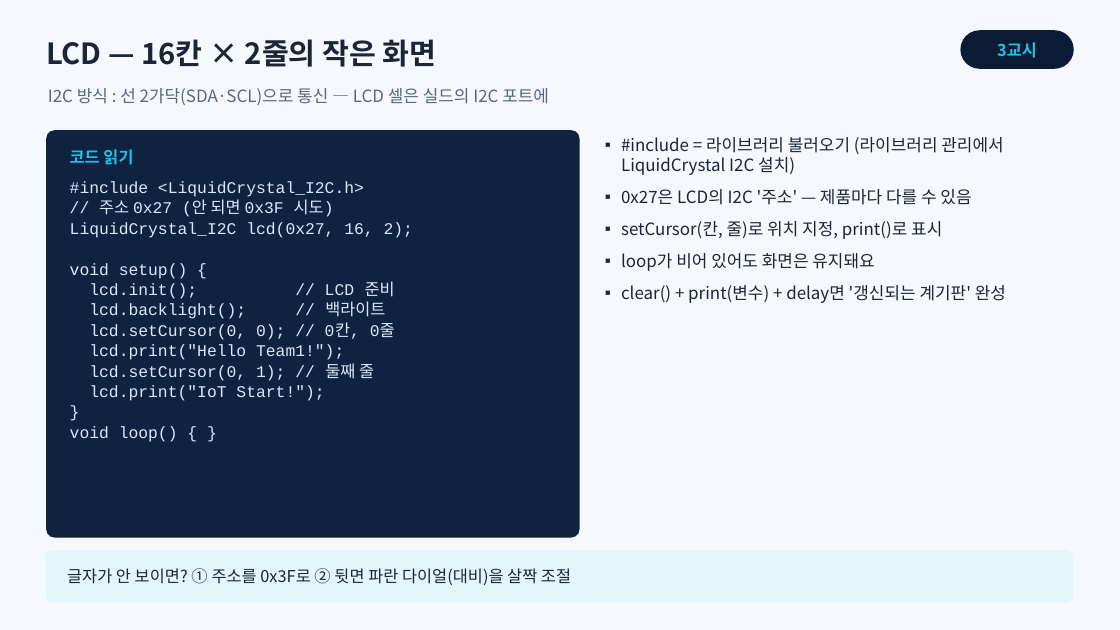
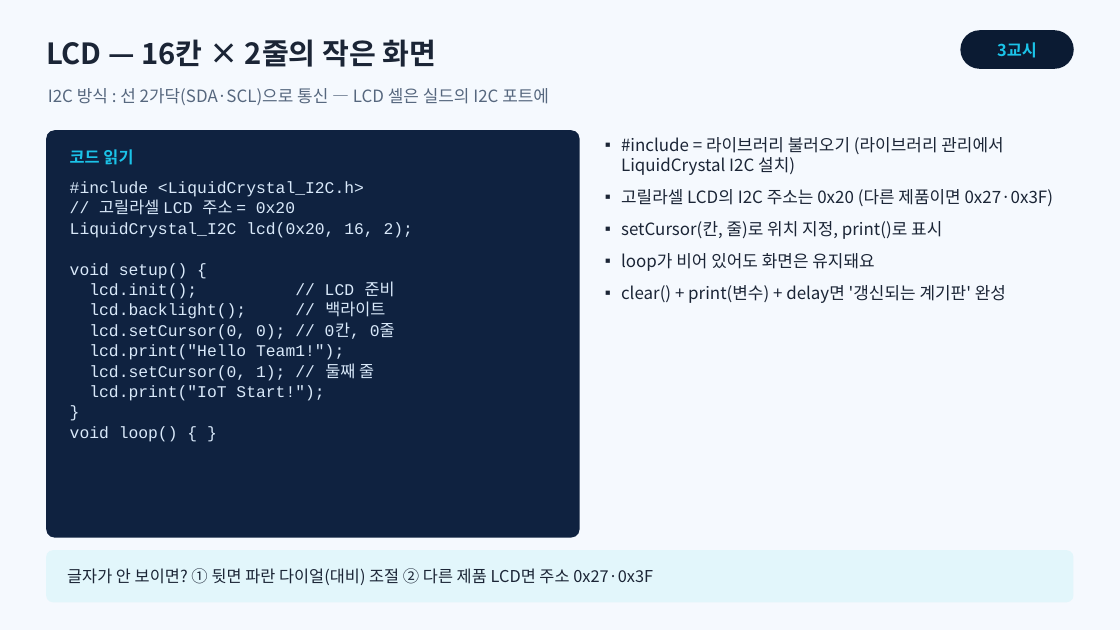
Before and after one commit to ralralra/eps32, a slide deck: slide 10 of esp32-class-projects/02_sessions/slides/1회차_ESP32와_출력장치.pptx. Drawn at 1120x630 pixels with LibreOffice and Linux fonts; fonts in the diff are those of the drawing. Boxes give left, top, right and bottom in pixels: in the first picture for what was removed or moved away, otherwise in the second. Text is boxed around its words. In the diff, an @@ line names an element or a change of style, - is before the commit and + after.

```diff
--- a/esp32-class-projects/02_sessions/slides/1회차_ESP32와_출력장치.pptx
+++ b/esp32-class-projects/02_sessions/slides/1회차_ESP32와_출력장치.pptx
@@ text at box(70, 199, 413, 238): text changed @@
-// 주소 0x27 (안 되면 0x3F 시도)
-LiquidCrystal_I2C lcd(0x27, 16, 2);
+// 고릴라셀 LCD 주소 = 0x20
+LiquidCrystal_I2C lcd(0x20, 16, 2);
@@ text at box(621, 189, 1053, 206): text changed @@
-▪ 0x27은 LCD의 I2C '주소' — 제품마다 다를 수 있음
+▪ 고릴라셀 LCD의 I2C 주소는 0x20 (다른 제품이면 0x27·0x3F)
@@ text at box(67, 568, 653, 585): text changed @@
-글자가 안 보이면? ① 주소를 0x3F로 ② 뒷면 파란 다이얼(대비)을 살짝 조절
+글자가 안 보이면? ① 뒷면 파란 다이얼(대비) 조절 ② 다른 제품 LCD면 주소 0x27·0x3F
```
Also in this commit, not shown: 1 other slide changed, 21 other files.
